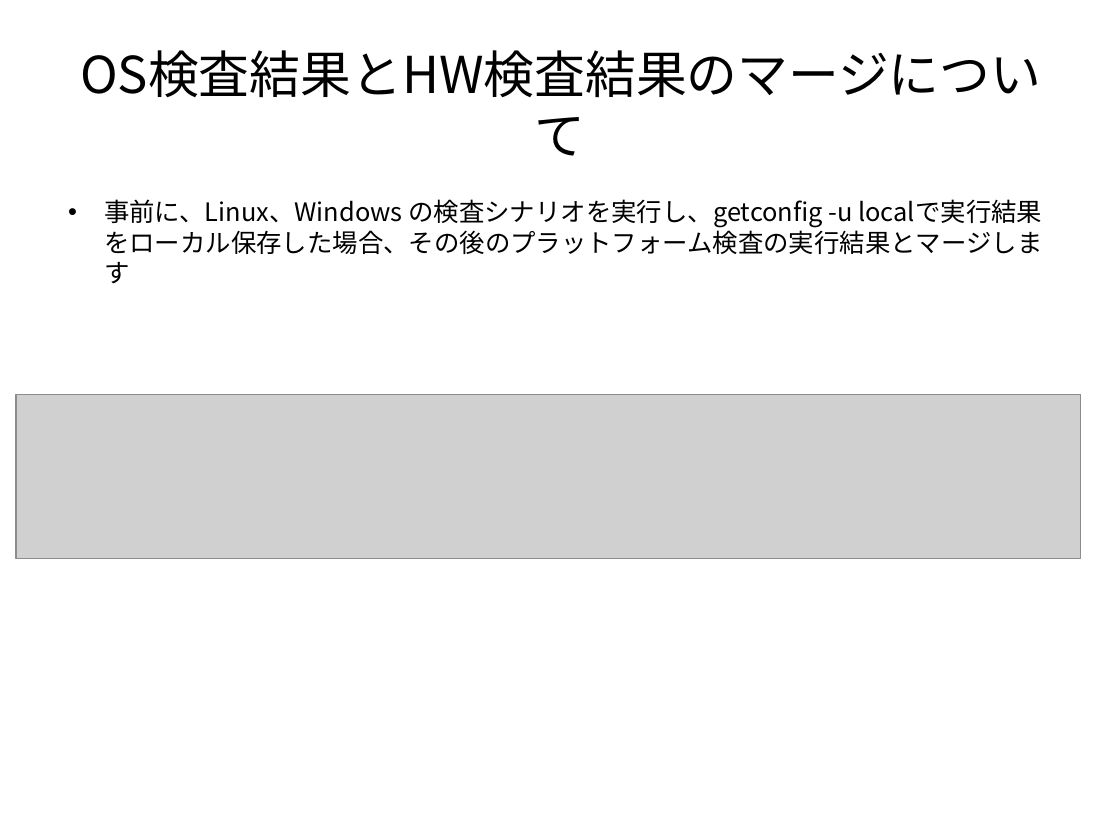
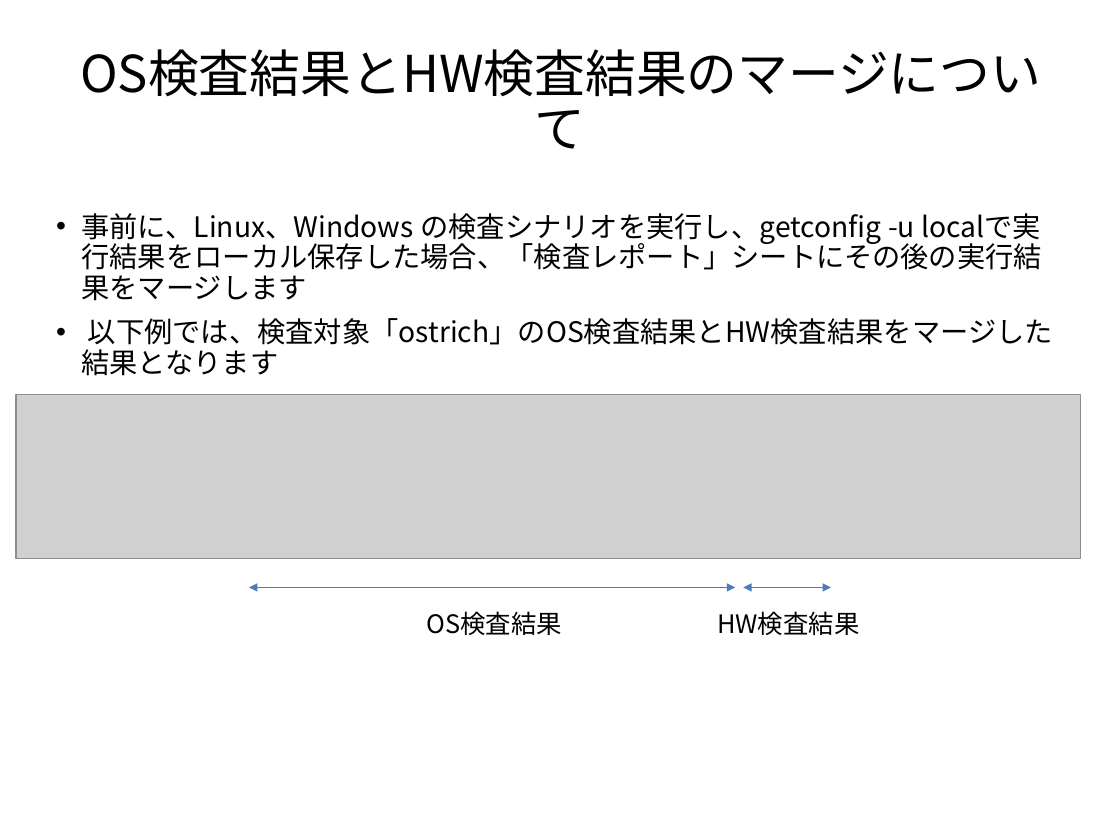
Before and after one commit to frsw3nr/gradle-server-acceptance, a slide deck: slide 54 of docs/jp/tutorial_test_pc.pptx (slide 52 before the commit). Drawn at 1120x840 pixels with LibreOffice and Linux fonts; fonts in the diff are those of the drawing; grey boxes stand for pictures. Boxes give left, top, right and bottom in pixels: in the first picture for what was removed or moved away, otherwise in the second. Text is boxed around its words. In the diff, an @@ line names an element or a change of style, - is before the commit and + after.

```diff
--- a/docs/jp/tutorial_test_pc.pptx
+++ b/docs/jp/tutorial_test_pc.pptx
@@ title "OS検査結果とHW検査結果のマージについて" at [56,34,1064,174]: line spacing 1 to 0.9 @@
@@ text at [81,213,1053,350]: text changed; size 18 to 20 pt @@
-• 事前に、Linux、Windows の検査シナリオを実行し、getconfig -u localで実行結果をローカル保存した場合、その後のプラットフォーム検査の実行結果とマージします
+• 事前に、Linux、Windows の検査シナリオを実行し、getconfig -u localで実行結果をローカル保存した場合、「検査レポート」シートにその後の実行結果をマージします
+• 以下例では、検査対象「ostrich」のOS検査結果とHW検査結果をマージした結果となります
@@ double arrow added from (249, 587) to (736, 587), #4B7EBC 0.75 pt @@
@@ double arrow added from (744, 587) to (831, 587), #4B7EBC 0.75 pt @@
@@ text added at [426,611,562,635], 18 pt, text #000000 @@
+OS検査結果
@@ text added at [717,611,859,635], 18 pt, text #000000 @@
+HW検査結果
```
Also in this commit, not shown: 29 other slides changed, 2 slides added, 7 other files.
